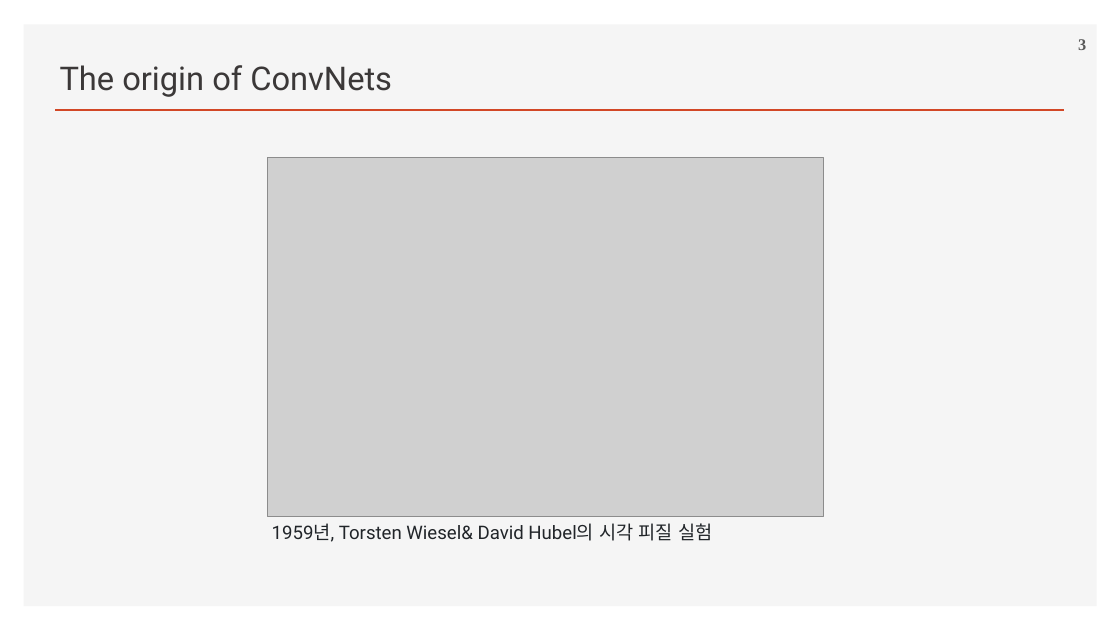
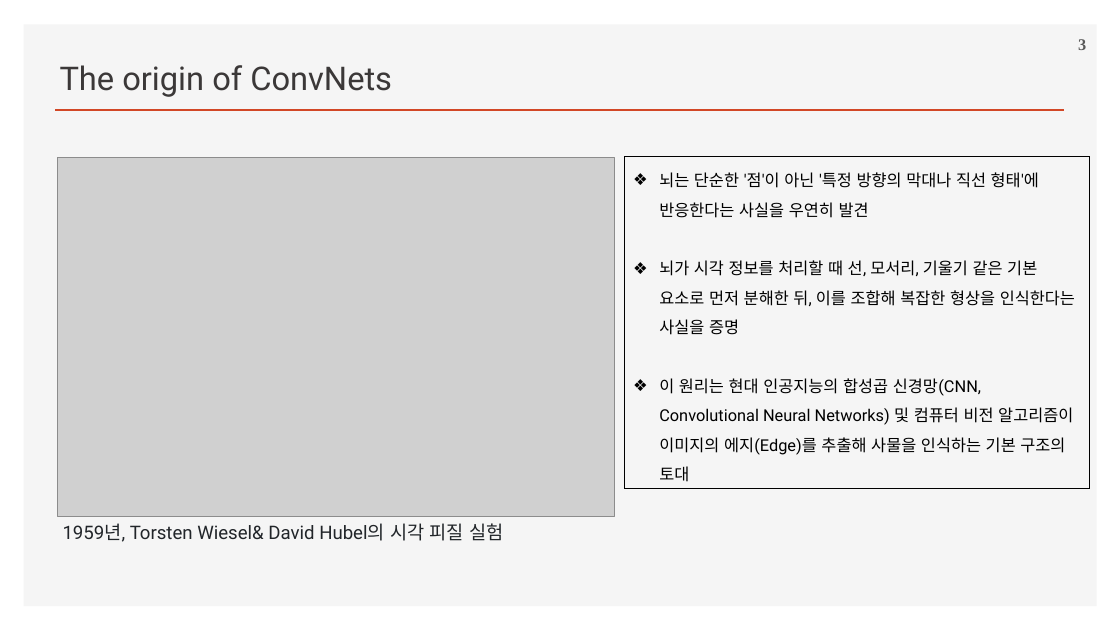
Before and after one commit to ancestor9/2026_Fall_Deep-Learning-with-Python, a slide deck: slide 3 of Chapter 08 Image Classification.pptx. Drawn at 1120x630 pixels with LibreOffice and Linux fonts; fonts in the diff are those of the drawing; grey boxes stand for pictures; background and template pictures are left out. Boxes give left, top, right and bottom in pixels: in the first picture for what was removed or moved away, otherwise in the second. Text is boxed around its words. In the diff, an @@ line names an element or a change of style, - is before the commit and + after.

```diff
--- a/Chapter 08 Image Classification.pptx
+++ b/Chapter 08 Image Classification.pptx
@@ picture moved from (x1=267, y1=158, x2=823, y2=517) to (x1=58, y1=158, x2=614, y2=517) @@
@@ rectangle added at (x1=625, y1=156, x2=1090, y2=488), outline #000000 0.75 pt, 14 pt, text #000000 @@
+❖ 뇌는 단순한 '점'이 아닌 '특정 방향의 막대나 직선 형태'에 반응한다는 사실을 우연히 발견
+❖ 뇌가 시각 정보를 처리할 때 선, 모서리, 기울기 같은 기본 요소로 먼저 분해한 뒤, 이를 조합해 복잡한 형상을 인식한다는 사실을 증명
+❖ 이 원리는 현대 인공지능의 합성곱 신경망(CNN, Convolutional Neural Networks) 및 컴퓨터 비전 알고리즘이 이미지의 에지(Edge)를 추출해 사물을 인식하는 기본 구조의 토대
@@ text "1959년, Torsten Wiesel& David Hubel의 ..." moved from (x1=272, y1=523, x2=712, y2=542) to (x1=63, y1=523, x2=503, y2=542) @@
```
Also in this commit, not shown: 4 other slides changed, 1 slide added.
